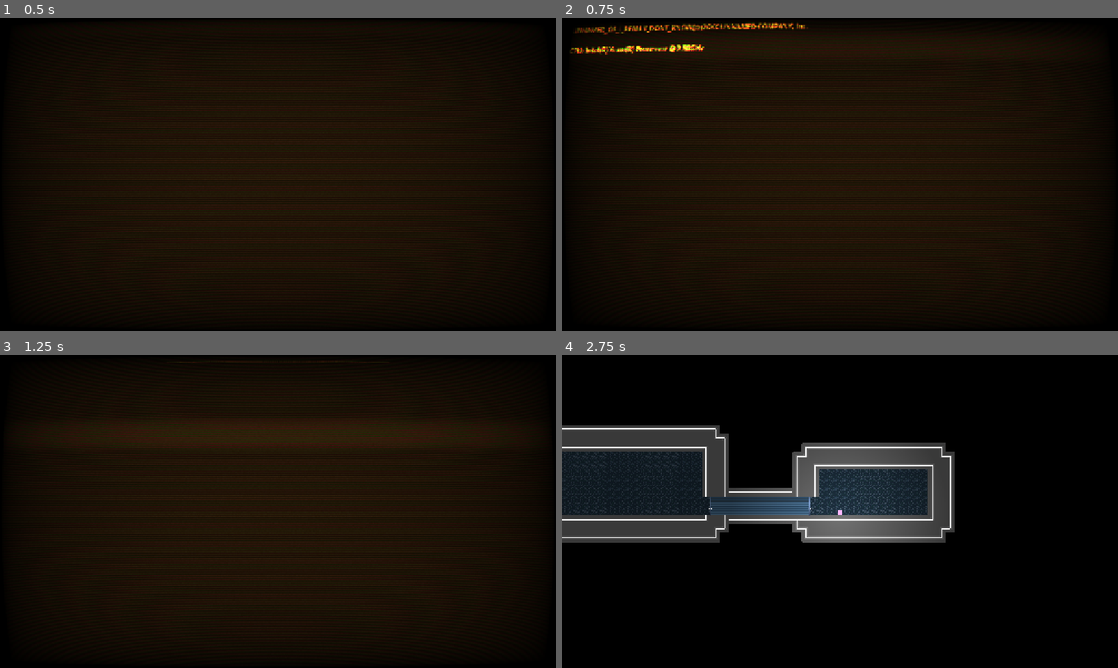
Above: before the commit, frames 1-4 (two rows, left to right).
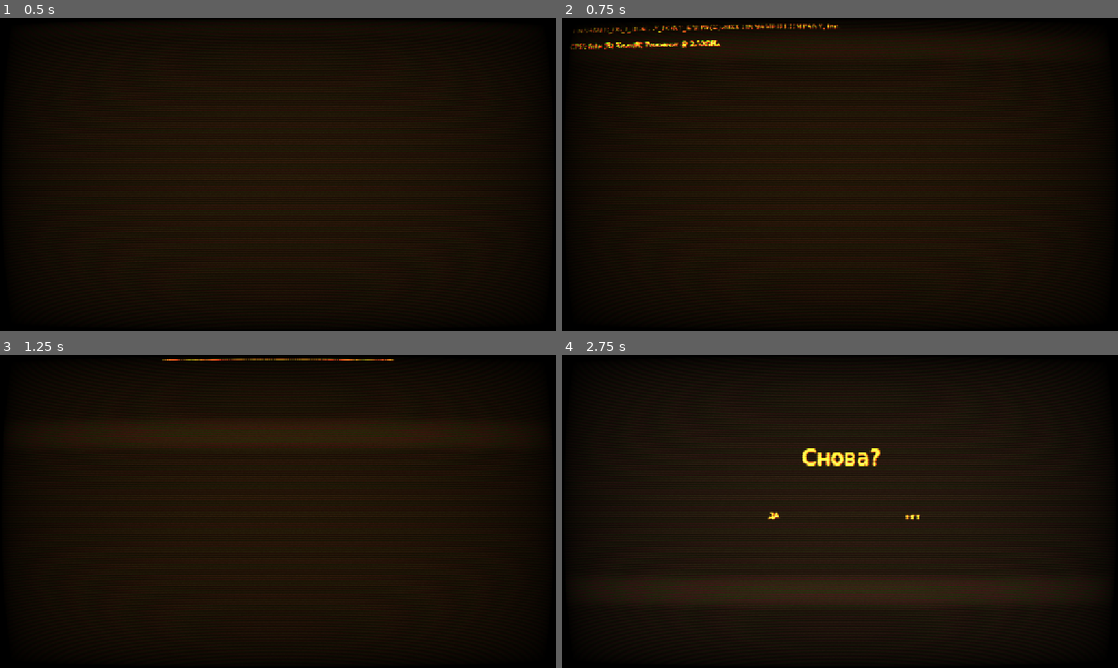
Above: after the commit, the same moments.

Repository: Fugach/Crashers-Squared
Game: Godot game, scene res://main_menu.tscn
The game is run twice, just before and just after one commit, with the same random seed, the same clock (stepped at 60 frames per second) and the same inputs. Sound files missing from this copy of the repository are replaced by a short silence.
Inputs (mouse positions are in pixels of both pictures, inside the frame that each line leads up to):
- Up to frame 1 (0.5 s): no input
- Up to frame 2 (0.75 s): tap Enter at 0.5 s; move the mouse to (962, 158) at 0.52 s; hold D (move_right) from 0.53 s (still down); click (962, 158) at 0.6 s
- Up to frame 3 (1.25 s): keep holding D (move_right); tap Space (jump) at 0.77, 1.07 s; tap Ctrl (slam) at 0.8 s
- Up to frame 4 (2.75 s): move the mouse to (728, 527) at 1.27 s; tap Ctrl (slam) at 1.35 s; tap Space (jump) at 1.52, 1.82 s; right-click (728, 527) at 1.55 s; release D (move_right) at 2 s; click "НАЧАТЬ" at 2 s

Frame 1 is identical in both runs. In frame 2, 1.3% of the frame differs, in the area x 1-50%, y 1-12%; in frame 3, 0.3%; in frame 4, 57%, in the area x 0-98%, y 4-96%.

Commit message:
+ Время койота + Динамическая высота прыжка + Начинаю работу над HUD и GUI + Допиливаю врагов, основа более-менее сделана

Diff:
--- /dev/null
+++ b/cyrillic.tres
@@ -0,0 +1,18 @@
+[gd_resource type="FontFile" format=3 uid="uid://bt6dalva50viv"]
+
+[resource]
+fixed_size = 16
+cache/0/variation_coordinates = {}
+cache/0/face_index = 0
+cache/0/embolden = 0.0
+cache/0/transform = Transform2D(1, 0, 0, 1, 0, 0)
+cache/0/spacing_top = 0
+cache/0/spacing_bottom = 0
+cache/0/spacing_space = 0
+cache/0/spacing_glyph = 0
+cache/0/baseline_offset = 0.0
+cache/0/16/0/ascent = 9.0
+cache/0/16/0/descent = -2.0
+cache/0/16/0/underline_position = 0.0
+cache/0/16/0/underline_thickness = 0.0
+cache/0/16/0/scale = 1.0
--- a/enemy.gd
+++ b/enemy.gd
@@ -25,14 +25,17 @@
 		velocity.y = JUMP_VELOCITY
 
 	direction = global_position.direction_to(player.global_position)
-	if hp > 0 and direction and global_position.distance_to(player.global_position) < 300 and abs(velocity.x) < 300:
+	if hp > 0 and direction and (global_position.distance_to(player.global_position) < 300 and\
+	global_position.distance_to(player.global_position) > 150) and abs(velocity.x) < 300:
 		velocity.x += direction.x * SPEED * delta
 		if sign(velocity.x) != sign(global_position.direction_to(player.global_position).x):
 			velocity.x += velocity.x * -0.05
+	elif global_position.distance_to(player.global_position) < 50:
+		velocity.x -= direction.x * SPEED * delta
 	elif hp > 0:
 		velocity.x *= 0.9
 	if hp <= 0:
-		self.self_modulate = Color(1, 1, 1, 0)
+		$Sprite2D.self_modulate = Color(1, 1, 1, 0)
 		$CollisionShape2D.disabled = true
 		WEAPON.hide()
 		velocity = Vector2(0, 0)
@@ -50,29 +53,28 @@
 		WEAPON.scale.y = -2
 	else:
 		WEAPON.scale.y = 2
-
 	if can_shoot and hp > 0 and global_position.distance_to(player.global_position) < 400:
 		var new_shot = shot.instantiate()
 		new_shot.global_position = global_position
 		if ("rifle" in str(WEAPON)) and ("Player" in str($rifle/RayCast2D.get_collider()) or randi_range(0, 1)):
 			new_shot.global_rotation = WEAPON.global_rotation
 			WEAPON.global_rotation += randf_range(-0.0, -0.1) * sign(WEAPON.global_rotation)
-			new_shot.global_position += Vector2(60, 0).rotated(WEAPON.global_rotation)
+			new_shot.global_position += Vector2(30, 0).rotated(WEAPON.global_rotation)
 			get_parent().add_child(new_shot)
 			print("NAH")
-		elif "shotgun" in str(WEAPON) and "Player" in str($shotgun/ShapeCast2D.collision_result):
+		elif "shotgun" in str(WEAPON) and ("Player" in str($shotgun/ShapeCast2D.collision_result) or randi_range(0, 1)):
 			for x in range(5):
 				print("shotgun")
 				new_shot = shot.instantiate()
-				new_shot.global_position = global_position + Vector2(50, 0).rotated(WEAPON.global_rotation)
+				new_shot.global_position = global_position + Vector2(10, 0).rotated(WEAPON.global_rotation)
 				new_shot.global_rotation = WEAPON.global_rotation + randf_range(-0.2, 0.2)
 				get_parent().add_child(new_shot)
 			WEAPON.global_rotation += randf_range(-0.15, -0.25) * sign(WEAPON.global_rotation)
-		elif "pistol" in str(WEAPON) and "Player" in str($pistol/RayCast2D.get_collider()):
+		elif "pistol" in str(WEAPON) and ("Player" in str($pistol/RayCast2D.get_collider()) or randi_range(0, 1)):
 			print("NAH")
 			new_shot.global_rotation = WEAPON.global_rotation
 			WEAPON.global_rotation += randf_range(-0.15, -0.25) # * sign(WEAPON.global_rotation + 0.5)
-			new_shot.global_position += Vector2(30, 0).rotated(WEAPON.global_rotation)
+			new_shot.global_position += Vector2(10, 0).rotated(WEAPON.global_rotation)
 			get_parent().add_child(new_shot)
 
 		can_shoot = false
--- a/enemy.tscn
+++ b/enemy.tscn
@@ -194,8 +194,7 @@
 region_rect = Rect2(20, 0, 24, 9)
 
 [node name="RayCast2D" type="RayCast2D" parent="rifle" unique_id=2052207289]
-visible = false
-position = Vector2(8, 0)
+position = Vector2(4.5, 0)
 target_position = Vector2(250, 0)
 hit_from_inside = true
 
@@ -203,6 +202,7 @@
 libraries/ = SubResource("AnimationLibrary_epg4t")
 
 [node name="shotgun" type="Sprite2D" parent="." unique_id=176246608]
+visible = false
 scale = Vector2(2, 2)
 texture = ExtResource("2_qi2p4")
 offset = Vector2(10, 0)
@@ -212,7 +212,6 @@
 region_rect = Rect2(0, 0, 20, 7)
 
 [node name="ShapeCast2D" type="ShapeCast2D" parent="shotgun" unique_id=901271170]
-visible = false
 shape = SubResource("ConvexPolygonShape2D_4gyqm")
 target_position = Vector2(0, 0)
 
@@ -230,8 +229,7 @@
 region_rect = Rect2(48, 0, 14, 10)
 
 [node name="RayCast2D" type="RayCast2D" parent="pistol" unique_id=2095956385]
-visible = false
-position = Vector2(8, 0)
+position = Vector2(4.5, 0)
 target_position = Vector2(100, 0)
 
 [node name="AnimationPlayer" type="AnimationPlayer" parent="pistol" unique_id=1454592893]
--- a/global_vars.gd
+++ b/global_vars.gd
@@ -8,3 +8,4 @@
 }
 var player_velocity = Vector2(0, 0)
 var player_pos = Vector2(0, 0)
+var player_hp : int = 100
--- /dev/null
+++ b/main.gd
@@ -0,0 +1,21 @@
+extends Node2D
+
+@onready var camera : Camera2D = $Camera2D
+@onready var player : CharacterBody2D = $Player
+# Called when the node enters the scene tree for the first time.
+func _ready() -> void:
+	$SubViewport.use_hdr_2d = true
+
+func _process(delta: float) -> void:
+	$CanvasLayer.scale = $Player/Camera2D.scale
+	$CanvasLayer/HPBar.value = GlobalVars.player_hp
+	$CanvasLayer/HPBar/Label.text = str(GlobalVars.player_hp)
+
+func _on_нет_pressed() -> void:
+	$"CanvasLayer2/Чёрный".show()
+	await get_tree().create_timer(0.3).timeout
+	get_tree().change_scene_to_file("res://main_menu.tscn")
+func _on_нет_mouse_entered() -> void:
+	$"CanvasLayer2/НЕТ".text = ">НЕТ<"
+func _on_нет_mouse_exited() -> void:
+	$"CanvasLayer2/НЕТ".text = "НЕТ"
--- a/main.tscn
+++ b/main.tscn
@@ -1,6 +1,8 @@
 [gd_scene format=3 uid="uid://cvwrfokt5v8ue"]
 
+[ext_resource type="Script" uid="uid://yow5y37d3njq" path="res://main.gd" id="1_074og"]
 [ext_resource type="Script" uid="uid://do5lfpq2dysdi" path="res://player.gd" id="1_h2yge"]
+[ext_resource type="Shader" uid="uid://difxyhauojrf4" path="res://crt.gdshader" id="2_getpj"]
 [ext_resource type="Texture2D" uid="uid://ckpacdte3gvhm" path="res://textures/idk2.png" id="2_w48qg"]
 [ext_resource type="AudioStream" uid="uid://dw3mvu3mvae08" path="res://sounds/step1.ogg" id="3_7mycd"]
 [ext_resource type="Script" uid="uid://dril8mbc5mtsp" path="res://RL.gd" id="3_lquwl"]
@@ -9,11 +11,43 @@
 [ext_resource type="AudioStream" uid="uid://dvnq8vpcug76f" path="res://sounds/step2.ogg" id="4_272bh"]
 [ext_resource type="AudioStream" uid="uid://b7rod44b0q0dn" path="res://sounds/wall_slide_loop.mp3" id="5_5vw27"]
 [ext_resource type="Texture2D" uid="uid://4u0nd6rl015b" path="res://textures/2d_lights_and_shadows_neutral_point_light.webp" id="7_dg77c"]
+[ext_resource type="Texture2D" uid="uid://dhnhnqnk2f7ox" path="res://textures/console_background.png" id="7_ryguw"]
+[ext_resource type="Texture2D" uid="uid://de4xq5wbfud5r" path="res://textures/hp_bg.png" id="7_yaehf"]
+[ext_resource type="Texture2D" uid="uid://b3nvrfnmoup83" path="res://textures/hp_overlay.png" id="8_074og"]
 [ext_resource type="Texture2D" uid="uid://d3ochxhdlaiso" path="res://textures/hands.png" id="8_w48qg"]
 [ext_resource type="Texture2D" uid="uid://f25fcmkhqx3c" path="res://textures/tilemap.png" id="9_4c57u"]
+[ext_resource type="Texture2D" uid="uid://d0ssfxit4xgte" path="res://textures/hp_bar.png" id="9_cegan"]
 [ext_resource type="Script" uid="uid://dvc3p8ct78t58" path="res://tile_map_layer.gd" id="10_efxa6"]
 [ext_resource type="AudioStream" uid="uid://bm560oxyglbri" path="res://sounds/done.ogg" id="11_efxa6"]
+[ext_resource type="FontFile" uid="uid://bt6dalva50viv" path="res://cyrillic.tres" id="12_cegan"]
 [ext_resource type="Texture2D" uid="uid://82wcjdgprt2i" path="res://textures/backgrounds.png" id="13_ycdy4"]
+
+[sub_resource type="StyleBoxEmpty" id="StyleBoxEmpty_getpj"]
+
+[sub_resource type="StyleBoxEmpty" id="StyleBoxEmpty_ryguw"]
+
+[sub_resource type="StyleBoxEmpty" id="StyleBoxEmpty_d13ii"]
+
+[sub_resource type="StyleBoxEmpty" id="StyleBoxEmpty_1u8w0"]
+
+[sub_resource type="StyleBoxEmpty" id="StyleBoxEmpty_0odxb"]
+
+[sub_resource type="ShaderMaterial" id="ShaderMaterial_d13ii"]
+shader = ExtResource("2_getpj")
+shader_parameter/resolution = Vector2(1280, 720)
+shader_parameter/scan_line_amount = 1.0
+shader_parameter/warp_amount = 0.2570000122075
+shader_parameter/noise_amount = 0.02000000095
+shader_parameter/interference_amount = 0.3
+shader_parameter/grille_amount = 0.0
+shader_parameter/grille_size = 0.0
+shader_parameter/vignette_amount = 1.0000000475
+shader_parameter/vignette_intensity = 0.4
+shader_parameter/aberation_amount = 0.5
+shader_parameter/roll_line_amount = 0.3
+shader_parameter/roll_speed = 1.0
+shader_parameter/scan_line_strength = -8.0
+shader_parameter/pixel_strength = -0.9999998575000002
 
 [sub_resource type="RectangleShape2D" id="RectangleShape2D_0hol4"]
 size = Vector2(16, 16)
@@ -289,6 +323,107 @@
 size = Vector2(6, 6)
 
 [node name="main" type="Node2D" unique_id=1260506371]
+script = ExtResource("1_074og")
+
+[node name="SubViewport" type="SubViewport" parent="." unique_id=932941366]
+
+[node name="CanvasLayer" type="CanvasLayer" parent="." unique_id=1956633857]
+
+[node name="HPBar" type="TextureProgressBar" parent="CanvasLayer" unique_id=1735031832]
+offset_right = 111.0
+offset_bottom = 19.0
+scale = Vector2(2, 2)
+texture_under = ExtResource("7_yaehf")
+texture_over = ExtResource("8_074og")
+texture_progress = ExtResource("9_cegan")
+texture_progress_offset = Vector2(7, 4)
+tint_over = Color(0.9234164, 0.9234164, 0.9234164, 1)
+metadata/_edit_use_anchors_ = true
+
+[node name="Label" type="Label" parent="CanvasLayer/HPBar" unique_id=857614475]
+layout_mode = 0
+offset_left = 34.499996
+offset_top = -3.5000038
+offset_right = 74.5
+offset_bottom = 19.499996
+theme_override_fonts/font = ExtResource("12_cegan")
+text = "0"
+horizontal_alignment = 1
+metadata/_edit_use_anchors_ = true
+
+[node name="CanvasLayer2" type="CanvasLayer" parent="." unique_id=1233357972]
+
+[node name="bg" type="Sprite2D" parent="CanvasLayer2" unique_id=1059365235]
+position = Vector2(640, 360.00003)
+scale = Vector2(20, 11.250001)
+texture = ExtResource("7_ryguw")
+
+[node name="НЕТ" type="Button" parent="CanvasLayer2" unique_id=1998850139]
+modulate = Color(6.840123, 6.840123, 6.840123, 1)
+offset_left = 741.0
+offset_top = 350.0
+offset_right = 873.0
+offset_bottom = 397.0
+theme_override_colors/font_color = Color(0.4627451, 0.25882354, 0.050980393, 1)
+theme_override_colors/font_focus_color = Color(0.56078434, 0.31764707, 0.06666667, 1)
+theme_override_colors/font_pressed_color = Color(0.63671875, 0.3662476, 0.08705139, 1)
+theme_override_colors/font_hover_color = Color(0.56078434, 0.31764707, 0.06666667, 1)
+theme_override_colors/font_hover_pressed_color = Color(0.63529414, 0.3647059, 0.08627451, 1)
+theme_override_fonts/font = ExtResource("12_cegan")
+theme_override_styles/normal = SubResource("StyleBoxEmpty_getpj")
+theme_override_styles/pressed = SubResource("StyleBoxEmpty_ryguw")
+theme_override_styles/hover = SubResource("StyleBoxEmpty_d13ii")
+theme_override_styles/disabled = SubResource("StyleBoxEmpty_1u8w0")
+theme_override_styles/focus = SubResource("StyleBoxEmpty_0odxb")
+text = "НЕТ
+"
+
+[node name="ДА" type="Button" parent="CanvasLayer2" unique_id=156103576]
+modulate = Color(6.840123, 6.840123, 6.840123, 1)
+offset_left = 423.0
+offset_top = 346.0
+offset_right = 555.0
+offset_bottom = 393.0
+theme_override_colors/font_color = Color(0.4627451, 0.25882354, 0.050980393, 1)
+theme_override_colors/font_focus_color = Color(0.56078434, 0.31764707, 0.06666667, 1)
+theme_override_colors/font_pressed_color = Color(0.63671875, 0.3662476, 0.08705139, 1)
+theme_override_colors/font_hover_color = Color(0.56078434, 0.31764707, 0.06666667, 1)
+theme_override_colors/font_hover_pressed_color = Color(0.63529414, 0.3647059, 0.08627451, 1)
+theme_override_fonts/font = ExtResource("12_cegan")
+theme_override_styles/normal = SubResource("StyleBoxEmpty_getpj")
+theme_override_styles/pressed = SubResource("StyleBoxEmpty_ryguw")
+theme_override_styles/hover = SubResource("StyleBoxEmpty_d13ii")
+theme_override_styles/disabled = SubResource("StyleBoxEmpty_1u8w0")
+theme_override_styles/focus = SubResource("StyleBoxEmpty_0odxb")
+text = "ДА
+"
+
+[node name="Снова" type="Label" parent="CanvasLayer2" unique_id=1644070117]
+modulate = Color(6.840123, 6.840123, 6.840123, 1)
+offset_left = 526.0
+offset_top = 209.0
+offset_right = 605.0
+offset_bottom = 232.0
+scale = Vector2(3.027097, 3.027097)
+theme_override_colors/font_color = Color(0.4627451, 0.25882354, 0.050980393, 1)
+theme_override_fonts/font = ExtResource("12_cegan")
+text = "Снова?"
+horizontal_alignment = 1
+
+[node name="CRT" type="ColorRect" parent="CanvasLayer2" unique_id=206969452]
+material = SubResource("ShaderMaterial_d13ii")
+use_parent_material = true
+offset_right = 1280.0
+offset_bottom = 720.0
+mouse_filter = 2
+
+[node name="Чёрный" type="ColorRect" parent="CanvasLayer2" unique_id=375020702]
+visible = false
+offset_left = -2.0
+offset_top = -2.0
+offset_right = 1282.0
+offset_bottom = 722.0
+color = Color(0, 0, 0, 1)
 
 [node name="CanvasModulate" type="CanvasModulate" parent="." unique_id=616164754]
 visible = false
@@ -316,13 +451,6 @@
 
 [node name="steps" type="AudioStreamPlayer2D" parent="Player" unique_id=1928414028]
 stream = SubResource("AudioStreamRandomizer_5vw27")
-
-[node name="Camera2D" type="Camera2D" parent="Player" unique_id=562808154]
-position = Vector2(7.275958e-12, 0)
-rotation = 0.8292999
-scale = Vector2(-7.4272766, 3.077939)
-zoom = Vector2(0.65, 0.65)
-position_smoothing_enabled = true
 
 [node name="AnimationPlayer" type="AnimationPlayer" parent="Player" unique_id=1903460861]
 libraries/ = SubResource("AnimationLibrary_q6r6c")
@@ -336,6 +464,15 @@
 shadow_enabled = true
 texture = ExtResource("7_dg77c")
 texture_scale = 3.0
+
+[node name="Timer" type="Timer" parent="Player" unique_id=503293756]
+wait_time = 0.1
+one_shot = true
+
+[node name="Camera2D" type="Camera2D" parent="Player" unique_id=562808154]
+rotation = -3.1415925
+zoom = Vector2(0.65, 0.65)
+position_smoothing_enabled = true
 
 [node name="RL" type="Node2D" parent="." unique_id=1240772053]
 script = ExtResource("3_lquwl")
@@ -372,6 +509,7 @@
 [node name="hand" type="CharacterBody2D" parent="." unique_id=351713303]
 position = Vector2(233, 222)
 rotation = 1.5707964
+scale = Vector2(1, 1.0000001)
 
 [node name="Area2D" type="Area2D" parent="hand" unique_id=545542684]
 
@@ -396,6 +534,9 @@
 position = Vector2(-1, 0)
 node_a = NodePath("..")
 
+[connection signal="mouse_entered" from="CanvasLayer2/НЕТ" to="." method="_on_нет_mouse_entered"]
+[connection signal="mouse_exited" from="CanvasLayer2/НЕТ" to="." method="_on_нет_mouse_exited"]
+[connection signal="pressed" from="CanvasLayer2/НЕТ" to="." method="_on_нет_pressed"]
 [connection signal="animation_finished" from="Player/AnimationPlayer" to="Player" method="animation_finished"]
 [connection signal="timeout" from="Player/BoostTime" to="Player" method="_on_boost_time_timeout"]
 [connection signal="timeout" from="RL/ShootTimer" to="RL" method="_on_shoot_timer_timeout"]
--- a/main_menu.tscn
+++ b/main_menu.tscn
@@ -4,6 +4,7 @@
 [ext_resource type="Script" uid="uid://dkpuqxf15icc6" path="res://main_menu.gd" id="1_fu7sn"]
 [ext_resource type="Texture2D" uid="uid://dhnhnqnk2f7ox" path="res://textures/console_background.png" id="2_7vrkn"]
 [ext_resource type="AudioStream" uid="uid://biw2ws4aiws52" path="res://sounds/UI/crt_noise.ogg" id="4_jix8l"]
+[ext_resource type="FontFile" uid="uid://bt6dalva50viv" path="res://cyrillic.tres" id="4_nlkkf"]
 [ext_resource type="AudioStream" uid="uid://cnkdtr18gm8lj" path="res://sounds/UI/choose.ogg" id="5_glbon"]
 
 [sub_resource type="ShaderMaterial" id="ShaderMaterial_06t4h"]
@@ -49,6 +50,7 @@
 use_parent_material = true
 offset_right = 1280.0
 offset_bottom = 720.0
+mouse_filter = 2
 
 [node name="Sprite2D" type="Sprite2D" parent="." unique_id=354371820]
 position = Vector2(640, 359.99997)
@@ -61,6 +63,7 @@
 offset_bottom = 720.0
 focus_mode = 2
 theme_override_colors/default_color = Color(0.4609375, 0.25970104, 0.05041504, 1)
+theme_override_fonts/normal_font = ExtResource("4_nlkkf")
 text = "О, ты пользуешься Windows? Это… не самый удачный выбор. Ну, знаешь, наверное, это подойдёт тем, кому не особо в …(195 unchanged characters)…
 
 А я, кстати, использую Arch. Да, это немного сложнее, и ты, возможно, не поймёшь, пока сам не попробуешь. Понимаешь, мн …(299 unchanged characters)…
@@ -89,6 +92,7 @@
 theme_override_colors/font_pressed_color = Color(0.63671875, 0.3662476, 0.08705139, 1)
 theme_override_colors/font_hover_color = Color(0.56078434, 0.31764707, 0.06666667, 1)
 theme_override_colors/font_hover_pressed_color = Color(0.63529414, 0.3647059, 0.08627451, 1)
+theme_override_fonts/font = ExtResource("4_nlkkf")
 theme_override_styles/normal = SubResource("StyleBoxEmpty_nlkkf")
 theme_override_styles/pressed = SubResource("StyleBoxEmpty_qe12f")
 theme_override_styles/hover = SubResource("StyleBoxEmpty_glbon")
@@ -110,6 +114,7 @@
 theme_override_colors/font_pressed_color = Color(0.63671875, 0.3662476, 0.08705139, 1)
 theme_override_colors/font_hover_color = Color(0.56078434, 0.31764707, 0.06666667, 1)
 theme_override_colors/font_hover_pressed_color = Color(0.63529414, 0.3647059, 0.08627451, 1)
+theme_override_fonts/font = ExtResource("4_nlkkf")
 theme_override_styles/normal = SubResource("StyleBoxEmpty_nlkkf")
 theme_override_styles/pressed = SubResource("StyleBoxEmpty_qe12f")
 theme_override_styles/hover = SubResource("StyleBoxEmpty_glbon")
--- a/nailbreaker.gd
+++ b/nailbreaker.gd
@@ -1,6 +1,6 @@
 extends RigidBody2D
 
-@onready var player = get_tree().get_first_node_in_group("player")
+@onready var player = GlobalVars.player
 var is_touching_cursor : bool = false
 var is_grabbed : bool = false
 var is_holding : bool = false
--- a/player.gd
+++ b/player.gd
@@ -92,6 +92,12 @@
 		velocity.y += JUMP_VELOCITY
 		if $AnimationPlayer.current_animation == "slam_stop":
 			$AnimationPlayer.play("RESET")
+	elif $Timer.time_left > 0 and Input.is_action_just_pressed("jump"):
+		velocity.y += JUMP_VELOCITY
+		if $AnimationPlayer.current_animation == "slam_stop":
+			$AnimationPlayer.play("RESET")
+	if Input.is_action_just_released("jump") and not is_on_floor() and velocity.y < 0:
+		velocity.y *= 0.5
 	elif Input.is_action_just_pressed("jump") and is_on_wall_only() and availible_jumps > 0:
 		if is_slamming:
 			is_slamming = false
@@ -101,6 +107,7 @@
 		availible_jumps -= 1
 	if is_on_floor():
 		availible_jumps = 3
+		$Timer.start()
 
 func fall():
 	if position.y > 10000:
@@ -168,7 +175,7 @@
 		is_slamming = false
 	if int(Input.is_action_pressed("move_left")) == int(Input.is_action_pressed("move_right")) and\
 	is_on_floor():
-		velocity.x *= 0.95
+		velocity.x *= 0.8
 
 	if Input.is_action_just_pressed("item1"):
 		GlobalVars.current_item = GlobalVars.items.item1
@@ -189,6 +196,7 @@
 		is_sliding = false
 		velocity = Vector2(0, 0)
 		global_position = Vector2(233, 233)
+		GlobalVars.player_hp = 100
 		$Camera2D.reset_smoothing()
 		$Camera2D.global_position = Vector2(233, 233)
 		$AnimationPlayer.play("RESET")
--- a/shot.gd
+++ b/shot.gd
@@ -14,4 +14,7 @@
 	if raycast.is_colliding():
 		if "TileMapLayer" in str(raycast.get_collider()):
 			queue_free()
+		if "Player" in str(raycast.get_collider()):
+			GlobalVars.player_hp -= 15
+			queue_free()
 	position += Vector2(2500 * delta, 0).rotated(global_rotation)
--- a/tile_map_layer.gd
+++ b/tile_map_layer.gd
@@ -1,7 +1,7 @@
 extends TileMapLayer
 
-const door = preload("res://door.tscn")
-const enemy = preload("res://enemy.tscn")
+@onready var door = preload("res://door.tscn")
+@onready var enemy = preload("res://enemy.tscn")
 
 var room_anchor = Vector2(0, 0)
 var room_size = Vector2(0, 0)
@@ -158,15 +158,9 @@
 		for x in range(randi_range(1, 16)):
 			var new_enemy = enemy.instantiate()
 			print(new_enemy)
-			new_enemy.global_position = (pos + size / 2) * 32 + Vector2(0, -5000)
-			get_parent().add_child(new_enemy)
-
-		#set_cell(vhod2_pos + Vector2(2, 2), 1, Vector2(1, 2))
-		#set_cell(vhod2_pos + Vector2(1, 2), 1, Vector2(5, 1))
-		#if height != 0:
-			#set_cell(vhod2_pos + Vector2(0, 2), 1, Vector2(0, 0))
-		#else:
-			#set_cell(vhod2_pos + Vector2(0, 2), 1, Vector2(1, 0))
+			new_enemy.global_position = (pos + size) * 16 + Vector2(randi_range(-20, -15), 3) * 16
+			get_tree().current_scene.add_child.call_deferred(new_enemy)
+
 		var new_door = door.instantiate()
 		new_door.global_position = (vhod2_pos + Vector2(1, 1)) * Vector2(32, 32)
 		get_parent().add_child.call_deferred(new_door)
Not shown, added: main.gd.uid
Not shown, added: sounds/MUSIC/amen_break_pack_1_09.wav.import
Binary file added: textures/hp_bar.png
Not shown, added: textures/hp_bar.png.import
Binary file added: textures/hp_bg.png
Not shown, added: textures/hp_bg.png.import
Binary file added: textures/hp_overlay.png
Not shown, added: textures/hp_overlay.png.import
Not shown, added: sounds/MUSIC/amen_break_pack_1_09.wav
